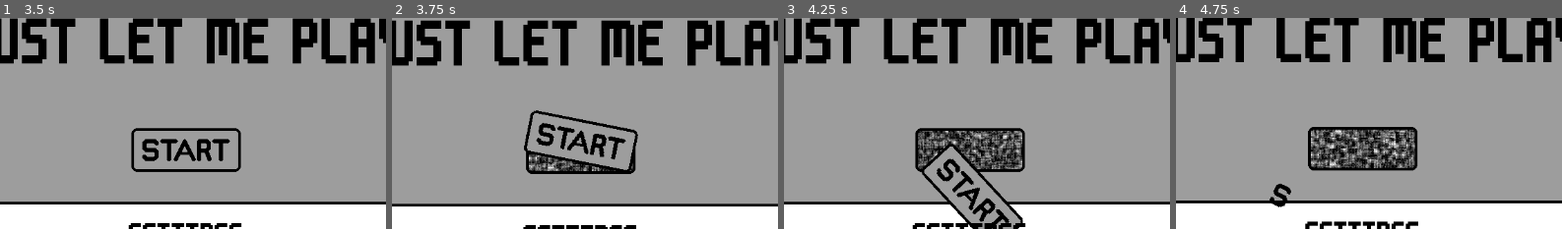
Above: before the commit, frames 1-4 (left to right).
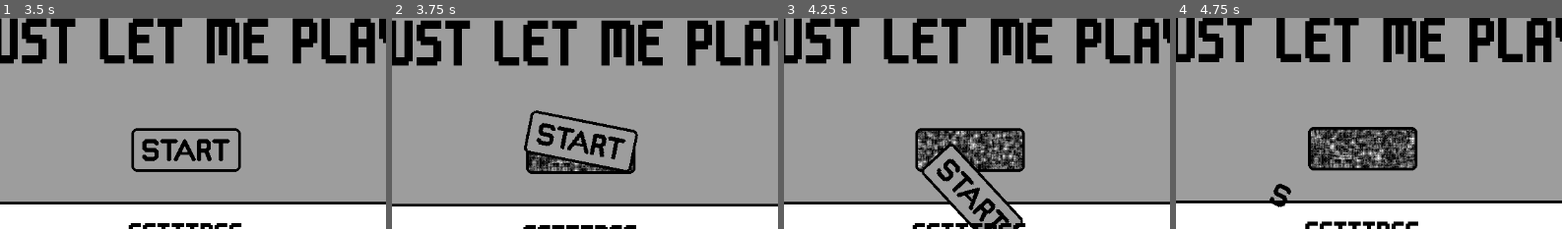
Above: after the commit, the same moments.

Repository: conor-wilson/secret-sapphire
Game: Godot game, scene res://scenes/main.tscn
Two runs of this game, one before a commit and one after it. Both use one fixed random seed, a clock stepped at 60 frames per second and the inputs below. The engine's default icon, where the game draws it, is replaced by a stand-in: a white triangle on a blue panel in a dark square.
Inputs (mouse positions are % of the whole screen's width and height, from its top left):
- Up to frame 1 (3.5 s): tap Enter at 0.5 s; move the mouse to (49, 38) at 0.52 s; hold Right (ui_right) 0.53-1.25 s; click (49, 38) at 0.6 s; click "SETTINGS" at 1.25 s; click "BACK" at 2 s; tap Space at 2.75 s; move the mouse to (49, 38) at 2.77 s; hold Right (ui_right) from 2.78 s (still down); click (49, 38) at 2.85 s
- Up to frame 2 (3.75 s): tap Enter at 3.5 s; move the mouse to (49, 56) at 3.52 s; release Right (ui_right) at 3.53 s; hold Left (ui_left) from 3.53 s (still down); click (49, 56) at 3.6 s
- Up to frame 3 (4.25 s): keep holding Left (ui_left)
- Up to frame 4 (4.75 s): move the mouse to (6, 11) at 4.27 s; release Left (ui_left) at 4.28 s; hold Right (ui_right) from 4.28 s (still down); click (6, 11) at 4.35 s
The pictures show only the part of the screen within x 25-75%, y 25-74%; the shares and areas given below are measured in that part.

Frame 1 is identical in both runs. In frame 2, 0.6% of the frame differs, in the area x 35-63%, y 64-73%; in frame 3, 2.4%; in frame 4, 3.1%, in the area x 34-62%, y 52-72%.

Commit message:
Refactored help bot to use AnimatedSprite2D

Diff:
--- a/let-me-play/scenes/help_bot.gd
+++ b/let-me-play/scenes/help_bot.gd
@@ -6,13 +6,10 @@
 var idle_speed = 25
 var idle_markers:Array[Marker2D]
 
-const HELL_BOT_SHEET = preload("res://assets/art/HellBot-Sheet.png")
+enum Mode {HELP_BOT, HELL_BOT}
+var mode:Mode = Mode.HELP_BOT
 
 var target:Marker2D
-
-@onready var blink_length:float = $AnimationPlayer.get_animation("help_bot_idle").length
-@onready var shrink_length:float = $AnimationPlayer.get_animation("hell_bot_shrink").length
-@onready var grow_length:float = $AnimationPlayer.get_animation("hell_bot_grow").length
 
 enum State {IDLE, MOVING}
 var state:State = State.IDLE
@@ -20,8 +17,7 @@
 # Called when the node enters the scene tree for the first time.
 func _ready() -> void:
 
-	$IdleSprite.show()
-	$ShrinkingSprite.hide()
+	show()
 
 	if idle_markers.size() == 0:
 
@@ -73,36 +69,47 @@
 
 
 func _on_blink_timer_timeout() -> void:
-	$AnimationPlayer.play("help_bot_idle")
-	await get_tree().create_timer(blink_length).timeout
-	$AnimationPlayer.play("RESET")
+	_blink()
 	$BlinkTimer.start(randf_range(0.0, 5.0))
 
+func _blink():
+	match mode:
+		Mode.HELP_BOT:
+			$AnimatedSprite2D.play("help_bot_blink")
+		Mode.HELL_BOT:
+			$AnimatedSprite2D.play("hell_bot_blink")
+		_:
+			print_debug("Mode ", mode, " does not have a blink animation")
+
+	await $AnimatedSprite2D.animation_finished
+	_become_idle()
+
+
+func _become_idle():
+	match mode:
+		Mode.HELP_BOT:
+			$AnimatedSprite2D.play("help_bot_idle")
+		Mode.HELL_BOT:
+			$AnimatedSprite2D.play("hell_bot_idle")
+		_:
+			print_debug("Mode ", mode, " does not have an idle animation")
 
 func become_evil():
-	$IdleSprite.show()
-	$IdleSprite.texture = HELL_BOT_SHEET
+	mode = Mode.HELL_BOT
+	_become_idle()
 
 func shrink():
-	speed = 0
 	$BlinkTimer.stop()
-	$IdleSprite.hide()
-	$ShrinkingSprite.show()
-	$AnimationPlayer.play("hell_bot_shrink")
-	await get_tree().create_timer(shrink_length).timeout
-	$ShrinkingSprite.hide() # TODO: This is janky. Fix.
+	$AnimatedSprite2D.play("hell_bot_shrink")
+	await $AnimatedSprite2D.animation_finished
+	hide()
 
 func grow():
-	speed = 0
+	show()
 	$BlinkTimer.stop()
-	$IdleSprite.hide()
-	$ShrinkingSprite.show()
-	$AnimationPlayer.play("hell_bot_grow")
-	await get_tree().create_timer(grow_length).timeout
+	$AnimatedSprite2D.play_backwards("hell_bot_shrink")
+	await $AnimatedSprite2D.animation_finished
 	_on_blink_timer_timeout()
-	$ShrinkingSprite.hide() # TODO: This is janky. Fix.
-	$IdleSprite.show()
-	$AnimationPlayer.play("help_bot_idle")
 
 func shoot(pos:Vector2):
 	$Laser.fire(pos)
--- a/let-me-play/scenes/help_bot.tscn
+++ b/let-me-play/scenes/help_bot.tscn
@@ -1,96 +1,402 @@
-[gd_scene load_steps=11 format=3 uid="uid://bcttde4rl6c7u"]
+[gd_scene load_steps=59 format=3 uid="uid://bcttde4rl6c7u"]
 
 [ext_resource type="Script" path="res://scenes/help_bot.gd" id="1_b6jo1"]
 [ext_resource type="Texture2D" uid="uid://1cwslcas3huc" path="res://assets/art/HelpBot-Sheet.png" id="1_nxjie"]
 [ext_resource type="Texture2D" uid="uid://o53y7lf7ihfd" path="res://assets/art/HellBot_Shrink-Sheet.png" id="3_2pc8o"]
+[ext_resource type="Texture2D" uid="uid://dq04wd1prr0t6" path="res://assets/art/HellBot-Sheet.png" id="3_gvqsg"]
 [ext_resource type="PackedScene" uid="uid://b63t8bt78w8t1" path="res://scenes/laser.tscn" id="4_khedk"]
+[ext_resource type="Texture2D" uid="uid://72xyusf4s8ca" path="res://assets/art/Explosion-Sheet.png" id="4_swxx6"]
+
+[sub_resource type="AtlasTexture" id="AtlasTexture_8btmh"]
+atlas = ExtResource("3_gvqsg")
+region = Rect2(0, 0, 32, 32)
+
+[sub_resource type="AtlasTexture" id="AtlasTexture_mv5rb"]
+atlas = ExtResource("3_gvqsg")
+region = Rect2(32, 0, 32, 32)
+
+[sub_resource type="AtlasTexture" id="AtlasTexture_xdflm"]
+atlas = ExtResource("3_gvqsg")
+region = Rect2(64, 0, 32, 32)
+
+[sub_resource type="AtlasTexture" id="AtlasTexture_sots7"]
+atlas = ExtResource("3_gvqsg")
+region = Rect2(96, 0, 32, 32)
+
+[sub_resource type="AtlasTexture" id="AtlasTexture_5a1y5"]
+atlas = ExtResource("3_gvqsg")
+region = Rect2(128, 0, 32, 32)
+
+[sub_resource type="AtlasTexture" id="AtlasTexture_xsv0e"]
+atlas = ExtResource("3_gvqsg")
+region = Rect2(160, 0, 32, 32)
+
+[sub_resource type="AtlasTexture" id="AtlasTexture_snpuf"]
+atlas = ExtResource("3_gvqsg")
+region = Rect2(192, 0, 32, 32)
+
+[sub_resource type="AtlasTexture" id="AtlasTexture_3qsdg"]
+atlas = ExtResource("3_gvqsg")
+region = Rect2(224, 0, 32, 32)
+
+[sub_resource type="AtlasTexture" id="AtlasTexture_ncrcj"]
+atlas = ExtResource("4_swxx6")
+region = Rect2(0, 0, 128, 128)
+
+[sub_resource type="AtlasTexture" id="AtlasTexture_yp8um"]
+atlas = ExtResource("4_swxx6")
+region = Rect2(128, 0, 128, 128)
+
+[sub_resource type="AtlasTexture" id="AtlasTexture_wsj7l"]
+atlas = ExtResource("4_swxx6")
+region = Rect2(256, 0, 128, 128)
+
+[sub_resource type="AtlasTexture" id="AtlasTexture_0iunb"]
+atlas = ExtResource("4_swxx6")
+region = Rect2(384, 0, 128, 128)
+
+[sub_resource type="AtlasTexture" id="AtlasTexture_jgqn2"]
+atlas = ExtResource("4_swxx6")
+region = Rect2(512, 0, 128, 128)
+
+[sub_resource type="AtlasTexture" id="AtlasTexture_77uoe"]
+atlas = ExtResource("4_swxx6")
+region = Rect2(640, 0, 128, 128)
+
+[sub_resource type="AtlasTexture" id="AtlasTexture_6rc0v"]
+atlas = ExtResource("4_swxx6")
+region = Rect2(768, 0, 128, 128)
+
+[sub_resource type="AtlasTexture" id="AtlasTexture_lxl3w"]
+atlas = ExtResource("4_swxx6")
+region = Rect2(896, 0, 128, 128)
+
+[sub_resource type="AtlasTexture" id="AtlasTexture_ok1ey"]
+atlas = ExtResource("4_swxx6")
+region = Rect2(1024, 0, 128, 128)
+
+[sub_resource type="AtlasTexture" id="AtlasTexture_lwje5"]
+atlas = ExtResource("4_swxx6")
+region = Rect2(1152, 0, 128, 128)
+
+[sub_resource type="AtlasTexture" id="AtlasTexture_bw1ds"]
+atlas = ExtResource("4_swxx6")
+region = Rect2(1280, 0, 128, 128)
+
+[sub_resource type="AtlasTexture" id="AtlasTexture_ayl0i"]
+atlas = ExtResource("4_swxx6")
+region = Rect2(1408, 0, 128, 128)
+
+[sub_resource type="AtlasTexture" id="AtlasTexture_ag0lt"]
+atlas = ExtResource("4_swxx6")
+region = Rect2(1536, 0, 128, 128)
+
+[sub_resource type="AtlasTexture" id="AtlasTexture_uwp01"]
+atlas = ExtResource("4_swxx6")
+region = Rect2(1664, 0, 128, 128)
+
+[sub_resource type="AtlasTexture" id="AtlasTexture_kp6wv"]
+atlas = ExtResource("4_swxx6")
+region = Rect2(1792, 0, 128, 128)
+
+[sub_resource type="AtlasTexture" id="AtlasTexture_q6m17"]
+atlas = ExtResource("4_swxx6")
+region = Rect2(1920, 0, 128, 128)
+
+[sub_resource type="AtlasTexture" id="AtlasTexture_xyu66"]
+atlas = ExtResource("4_swxx6")
+region = Rect2(2048, 0, 128, 128)
+
+[sub_resource type="AtlasTexture" id="AtlasTexture_goxs1"]
+atlas = ExtResource("4_swxx6")
+region = Rect2(2176, 0, 128, 128)
+
+[sub_resource type="AtlasTexture" id="AtlasTexture_3jpja"]
+atlas = ExtResource("4_swxx6")
+region = Rect2(2304, 0, 128, 128)
+
+[sub_resource type="AtlasTexture" id="AtlasTexture_grobl"]
+atlas = ExtResource("4_swxx6")
+region = Rect2(2432, 0, 128, 128)
+
+[sub_resource type="AtlasTexture" id="AtlasTexture_oieas"]
+atlas = ExtResource("4_swxx6")
+region = Rect2(2560, 0, 128, 128)
+
+[sub_resource type="AtlasTexture" id="AtlasTexture_4y11x"]
+atlas = ExtResource("4_swxx6")
+region = Rect2(2688, 0, 128, 128)
+
+[sub_resource type="AtlasTexture" id="AtlasTexture_wc7mi"]
+atlas = ExtResource("3_gvqsg")
+region = Rect2(0, 0, 32, 32)
+
+[sub_resource type="AtlasTexture" id="AtlasTexture_xacxw"]
+atlas = ExtResource("3_2pc8o")
+region = Rect2(0, 0, 32, 32)
+
+[sub_resource type="AtlasTexture" id="AtlasTexture_p34au"]
+atlas = ExtResource("3_2pc8o")
+region = Rect2(32, 0, 32, 32)
+
+[sub_resource type="AtlasTexture" id="AtlasTexture_4pedy"]
+atlas = ExtResource("3_2pc8o")
+region = Rect2(64, 0, 32, 32)
+
+[sub_resource type="AtlasTexture" id="AtlasTexture_6xgvf"]
+atlas = ExtResource("3_2pc8o")
+region = Rect2(96, 0, 32, 32)
+
+[sub_resource type="AtlasTexture" id="AtlasTexture_20w6h"]
+atlas = ExtResource("3_2pc8o")
+region = Rect2(128, 0, 32, 32)
+
+[sub_resource type="AtlasTexture" id="AtlasTexture_bxfjo"]
+atlas = ExtResource("3_2pc8o")
+region = Rect2(160, 0, 32, 32)
+
+[sub_resource type="AtlasTexture" id="AtlasTexture_vbmxa"]
+atlas = ExtResource("3_2pc8o")
+region = Rect2(192, 0, 32, 32)
+
+[sub_resource type="AtlasTexture" id="AtlasTexture_g6d0o"]
+atlas = ExtResource("3_2pc8o")
+region = Rect2(224, 0, 32, 32)
+
+[sub_resource type="AtlasTexture" id="AtlasTexture_faqfb"]
+atlas = ExtResource("3_2pc8o")
+region = Rect2(256, 0, 32, 32)
+
+[sub_resource type="AtlasTexture" id="AtlasTexture_s377c"]
+atlas = ExtResource("3_2pc8o")
+region = Rect2(288, 0, 32, 32)
+
+[sub_resource type="AtlasTexture" id="AtlasTexture_8uiud"]
+atlas = ExtResource("1_nxjie")
+region = Rect2(0, 0, 32, 32)
+
+[sub_resource type="AtlasTexture" id="AtlasTexture_e3opd"]
+atlas = ExtResource("1_nxjie")
+region = Rect2(32, 0, 32, 32)
+
+[sub_resource type="AtlasTexture" id="AtlasTexture_r87ry"]
+atlas = ExtResource("1_nxjie")
+region = Rect2(64, 0, 32, 32)
+
+[sub_resource type="AtlasTexture" id="AtlasTexture_0jppq"]
+atlas = ExtResource("1_nxjie")
+region = Rect2(96, 0, 32, 32)
+
+[sub_resource type="AtlasTexture" id="AtlasTexture_b4s2v"]
+atlas = ExtResource("1_nxjie")
+region = Rect2(128, 0, 32, 32)
+
+[sub_resource type="AtlasTexture" id="AtlasTexture_a3eq6"]
+atlas = ExtResource("1_nxjie")
+region = Rect2(160, 0, 32, 32)
+
+[sub_resource type="AtlasTexture" id="AtlasTexture_e1ba7"]
+atlas = ExtResource("1_nxjie")
+region = Rect2(192, 0, 32, 32)
+
+[sub_resource type="AtlasTexture" id="AtlasTexture_83u10"]
+atlas = ExtResource("1_nxjie")
+region = Rect2(224, 0, 32, 32)
+
+[sub_resource type="AtlasTexture" id="AtlasTexture_isucs"]
+atlas = ExtResource("1_nxjie")
+region = Rect2(0, 0, 32, 32)
+
+[sub_resource type="SpriteFrames" id="SpriteFrames_jgg44"]
+animations = [{
+"frames": [],
+"loop": true,
+"name": &"default",
+"speed": 5.0
+}, {
+"frames": [{
+"duration": 1.0,
+"texture": SubResource("AtlasTexture_8btmh")
+}, {
+"duration": 1.0,
+"texture": SubResource("AtlasTexture_mv5rb")
+}, {
+"duration": 1.0,
+"texture": SubResource("AtlasTexture_xdflm")
+}, {
+"duration": 1.0,
+"texture": SubResource("AtlasTexture_sots7")
+}, {
+"duration": 1.0,
+"texture": SubResource("AtlasTexture_5a1y5")
+}, {
+"duration": 1.0,
+"texture": SubResource("AtlasTexture_xsv0e")
+}, {
+"duration": 1.0,
+"texture": SubResource("AtlasTexture_snpuf")
+}, {
+"duration": 1.0,
+"texture": SubResource("AtlasTexture_3qsdg")
+}],
+"loop": false,
+"name": &"hell_bot_blink",
+"speed": 12.0
+}, {
+"frames": [{
+"duration": 1.0,
+"texture": SubResource("AtlasTexture_ncrcj")
+}, {
+"duration": 1.0,
+"texture": SubResource("AtlasTexture_yp8um")
+}, {
+"duration": 1.0,
+"texture": SubResource("AtlasTexture_wsj7l")
+}, {
+"duration": 1.0,
+"texture": SubResource("AtlasTexture_0iunb")
+}, {
+"duration": 1.0,
+"texture": SubResource("AtlasTexture_jgqn2")
+}, {
+"duration": 1.0,
+"texture": SubResource("AtlasTexture_77uoe")
+}, {
+"duration": 1.0,
+"texture": SubResource("AtlasTexture_6rc0v")
+}, {
+"duration": 1.0,
+"texture": SubResource("AtlasTexture_lxl3w")
+}, {
+"duration": 1.0,
+"texture": SubResource("AtlasTexture_ok1ey")
+}, {
+"duration": 1.0,
+"texture": SubResource("AtlasTexture_lwje5")
+}, {
+"duration": 1.0,
+"texture": SubResource("AtlasTexture_bw1ds")
+}, {
+"duration": 1.0,
+"texture": SubResource("AtlasTexture_ayl0i")
+}, {
+"duration": 1.0,
+"texture": SubResource("AtlasTexture_ag0lt")
+}, {
+"duration": 1.0,
+"texture": SubResource("AtlasTexture_uwp01")
+}, {
+"duration": 1.0,
+"texture": SubResource("AtlasTexture_kp6wv")
+}, {
+"duration": 1.0,
+"texture": SubResource("AtlasTexture_q6m17")
+}, {
+"duration": 1.0,
+"texture": SubResource("AtlasTexture_xyu66")
+}, {
+"duration": 1.0,
+"texture": SubResource("AtlasTexture_goxs1")
+}, {
+"duration": 1.0,
+"texture": SubResource("AtlasTexture_3jpja")
+}, {
+"duration": 1.0,
+"texture": SubResource("AtlasTexture_grobl")
+}, {
+"duration": 1.0,
+"texture": SubResource("AtlasTexture_oieas")
+}, {
+"duration": 1.0,
+"texture": SubResource("AtlasTexture_4y11x")
+}],
+"loop": false,
+"name": &"hell_bot_explosion",
+"speed": 12.0
+}, {
+"frames": [{
+"duration": 1.0,
+"texture": SubResource("AtlasTexture_wc7mi")
+}],
+"loop": true,
+"name": &"hell_bot_idle",
+"speed": 12.0
+}, {
+"frames": [{
+"duration": 1.0,
+"texture": SubResource("AtlasTexture_xacxw")
+}, {
+"duration": 1.0,
+"texture": SubResource("AtlasTexture_p34au")
+}, {
+"duration": 1.0,
+"texture": SubResource("AtlasTexture_4pedy")
+}, {
+"duration": 1.0,
+"texture": SubResource("AtlasTexture_6xgvf")
+}, {
+"duration": 1.0,
+"texture": SubResource("AtlasTexture_20w6h")
+}, {
+"duration": 1.0,
+"texture": SubResource("AtlasTexture_bxfjo")
+}, {
+"duration": 1.0,
+"texture": SubResource("AtlasTexture_vbmxa")
+}, {
+"duration": 1.0,
+"texture": SubResource("AtlasTexture_g6d0o")
+}, {
+"duration": 1.0,
+"texture": SubResource("AtlasTexture_faqfb")
+}, {
+"duration": 1.0,
+"texture": SubResource("AtlasTexture_s377c")
+}],
+"loop": false,
+"name": &"hell_bot_shrink",
+"speed": 12.0
+}, {
+"frames": [{
+"duration": 1.0,
+"texture": SubResource("AtlasTexture_8uiud")
+}, {
+"duration": 1.0,
+"texture": SubResource("AtlasTexture_e3opd")
+}, {
+"duration": 1.0,
+"texture": SubResource("AtlasTexture_r87ry")
+}, {
+"duration": 1.0,
+"texture": SubResource("AtlasTexture_0jppq")
+}, {
+"duration": 1.0,
+"texture": SubResource("AtlasTexture_b4s2v")
+}, {
+"duration": 1.0,
+"texture": SubResource("AtlasTexture_a3eq6")
+}, {
+"duration": 1.0,
+"texture": SubResource("AtlasTexture_e1ba7")
+}, {
+"duration": 1.0,
+"texture": SubResource("AtlasTexture_83u10")
+}],
+"loop": false,
+"name": &"help_bot_blink",
+"speed": 12.0
+}, {
+"frames": [{
+"duration": 1.0,
+"texture": SubResource("AtlasTexture_isucs")
+}],
+"loop": true,
+"name": &"help_bot_idle",
+"speed": 12.0
+}]
 
 [sub_resource type="RectangleShape2D" id="RectangleShape2D_oh5jh"]
 size = Vector2(62, 62)
-
-[sub_resource type="Animation" id="Animation_yd1i7"]
-length = 0.001
-tracks/0/type = "value"
-tracks/0/imported = false
-tracks/0/enabled = true
-tracks/0/path = NodePath(".:frame")
-tracks/0/interp = 1
-tracks/0/loop_wrap = true
-tracks/0/keys = {
-"times": PackedFloat32Array(0),
-"transitions": PackedFloat32Array(1),
-"update": 1,
-"values": [0]
-}
-tracks/1/type = "value"
-tracks/1/imported = false
-tracks/1/enabled = true
-tracks/1/path = NodePath("../ShrinkingSprite:frame")
-tracks/1/interp = 1
-tracks/1/loop_wrap = true
-tracks/1/keys = {
-"times": PackedFloat32Array(0),
-"transitions": PackedFloat32Array(1),
-"update": 1,
-"values": [0]
-}
-
-[sub_resource type="Animation" id="Animation_u7md5"]
-resource_name = "hell_bot_grow"
-length = 0.35
-tracks/0/type = "value"
-tracks/0/imported = false
-tracks/0/enabled = true
-tracks/0/path = NodePath("../ShrinkingSprite:frame")
-tracks/0/interp = 1
-tracks/0/loop_wrap = true
-tracks/0/keys = {
-"times": PackedFloat32Array(0, 0.0666667, 0.133333, 0.2, 0.266667),
-"transitions": PackedFloat32Array(1, 1, 1, 1, 1),
-"update": 1,
-"values": [9, 3, 2, 1, 0]
-}
-
-[sub_resource type="Animation" id="Animation_b6akb"]
-resource_name = "hell_bot_shrink"
-length = 0.65
-tracks/0/type = "value"
-tracks/0/imported = false
-tracks/0/enabled = true
-tracks/0/path = NodePath("../ShrinkingSprite:frame")
-tracks/0/interp = 1
-tracks/0/loop_wrap = true
-tracks/0/keys = {
-"times": PackedFloat32Array(0, 0.0666666, 0.133333, 0.2, 0.266667, 0.333333, 0.4, 0.466667, 0.533333, 0.6),
-"transitions": PackedFloat32Array(1, 1, 1, 1, 1, 1, 1, 1, 1, 1),
-"update": 1,
-"values": [0, 1, 2, 3, 4, 5, 6, 7, 8, 9]
-}
-
-[sub_resource type="Animation" id="Animation_pv5sx"]
-resource_name = "help_bot_idle"
-length = 0.8
-loop_mode = 1
-tracks/0/type = "value"
-tracks/0/imported = false
-tracks/0/enabled = true
-tracks/0/path = NodePath(".:frame")
-tracks/0/interp = 1
-tracks/0/loop_wrap = true
-tracks/0/keys = {
-"times": PackedFloat32Array(0, 0.1, 0.2, 0.3, 0.4, 0.5, 0.6, 0.7),
-"transitions": PackedFloat32Array(1, 1, 1, 1, 1, 1, 1, 1),
-"update": 1,
-"values": [0, 0, 2, 3, 4, 5, 6, 7]
-}
-
-[sub_resource type="AnimationLibrary" id="AnimationLibrary_cgdud"]
-_data = {
-"RESET": SubResource("Animation_yd1i7"),
-"hell_bot_grow": SubResource("Animation_u7md5"),
-"hell_bot_shrink": SubResource("Animation_b6akb"),
-"help_bot_idle": SubResource("Animation_pv5sx")
-}
 
 [node name="HelpBot" type="Area2D"]
 collision_layer = 8
@@ -100,18 +406,14 @@
 
 [node name="Laser" parent="." instance=ExtResource("4_khedk")]
 
-[node name="IdleSprite" type="Sprite2D" parent="."]
+[node name="AnimatedSprite2D" type="AnimatedSprite2D" parent="."]
 scale = Vector2(2, 2)
-texture = ExtResource("1_nxjie")
-hframes = 8
-
-[node name="ShrinkingSprite" type="Sprite2D" parent="."]
-scale = Vector2(2, 2)
-texture = ExtResource("3_2pc8o")
-hframes = 10
+sprite_frames = SubResource("SpriteFrames_jgg44")
+animation = &"hell_bot_explosion"
+frame = 18
+frame_progress = 0.967145
 
 [node name="CollisionShape2D" type="CollisionShape2D" parent="."]
-visible = false
 shape = SubResource("RectangleShape2D_oh5jh")
 
 [node name="BlinkTimer" type="Timer" parent="."]
@@ -119,10 +421,4 @@
 one_shot = true
 autostart = true
 
-[node name="AnimationPlayer" type="AnimationPlayer" parent="."]
-root_node = NodePath("../IdleSprite")
-libraries = {
-"": SubResource("AnimationLibrary_cgdud")
-}
-
 [connection signal="timeout" from="BlinkTimer" to="." method="_on_blink_timer_timeout"]
Binary file added: let-me-play/assets/art/Explosion-Sheet.png
Not shown, added: let-me-play/assets/art/Explosion-Sheet.png.import
Not shown, changed: aseprite/Explosion.aseprite
